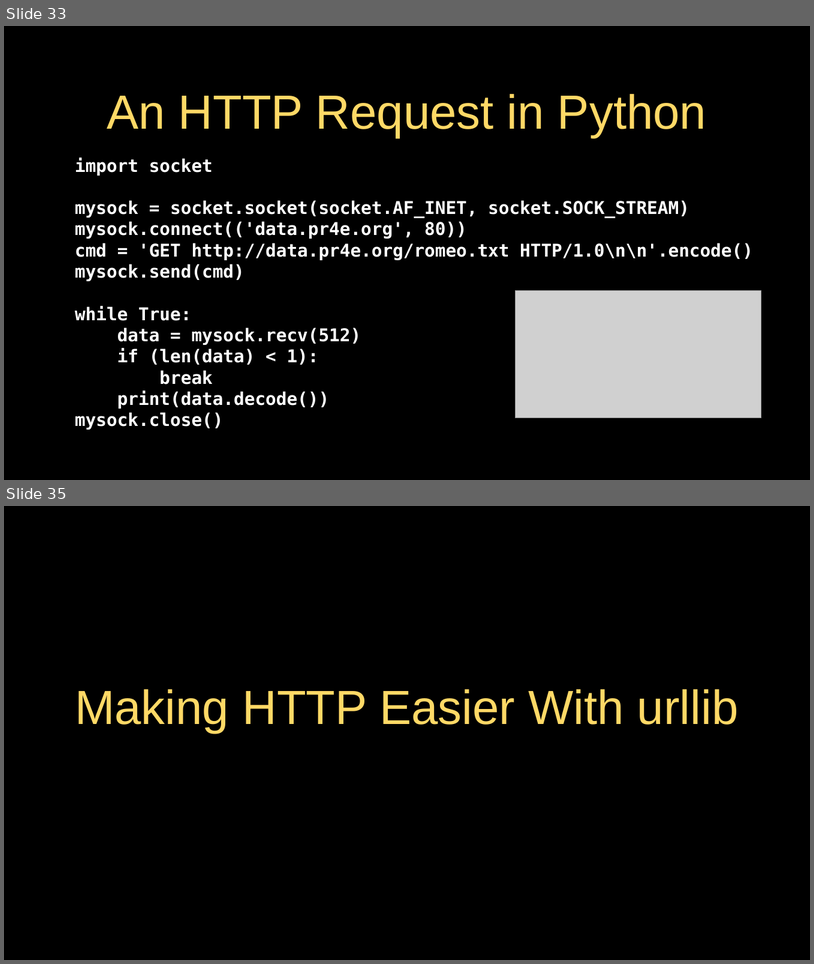
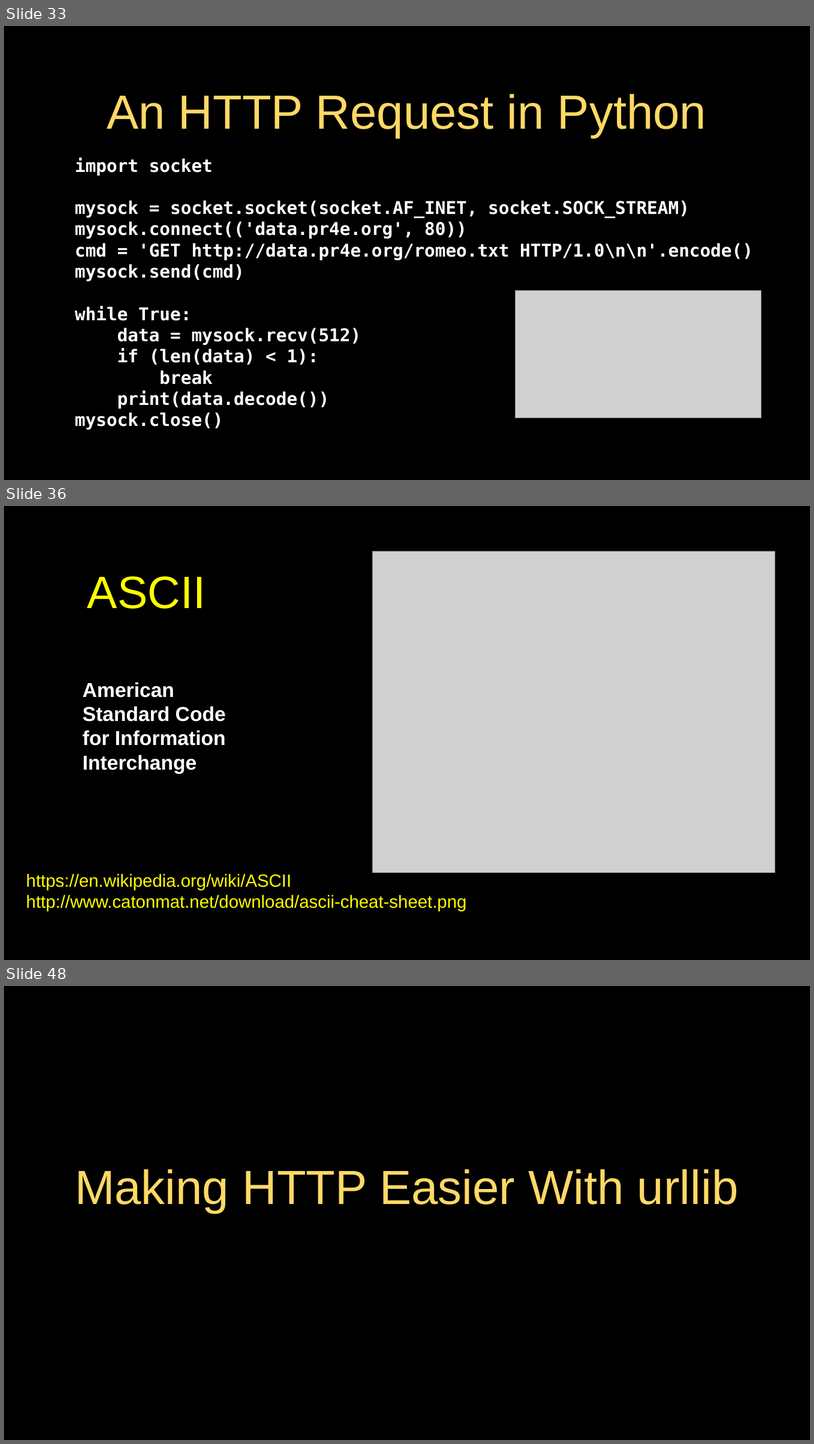
Before and after one commit to csev/py4e, a slide deck: lectures3/Pythonlearn-12-HTTP.pptx. Shown one above the other, each under a label of ours: slides 33 and 35 before the commit, slides 33, 36 and 48 after it; the slides between them are not shown. The pictures are 814x964 and 814x1444 pixels, drawn with LibreOffice and Linux fonts; fonts in the diff are those of the drawing; grey boxes stand for pictures. Boxes give left, top, right and bottom in pixels: in the first picture for what was removed or moved away, otherwise in the second. Text is boxed around its words. In the diff, an @@ line names an element or a change of style, - is before the commit and + after.

```diff
--- a/lectures3/Pythonlearn-12-HTTP.pptx
+++ b/lectures3/Pythonlearn-12-HTTP.pptx
@@ slide 36 added at box(4, 506, 810, 960), background #000000; not listed: 1 template element that a slide beside it also shows @@
@@ picture added at box(373, 551, 775, 872) @@
@@ title added at box(87, 576, 206, 609), 72 pt, text #FFFF00 @@
+ASCII
@@ text added at box(83, 682, 226, 774), 32 pt, text #FFFFFF, bold @@
+American Standard Code for Information Interchange
@@ text added at box(26, 873, 467, 911), 28 pt, text #FFFF00 @@
+https://en.wikipedia.org/wiki/ASCII
+http://www.catonmat.net/download/ascii-cheat-sheet.png
@@ what was slide 35 is now slide 48 @@
```
Also in this commit, not shown: 5 slides changed, 12 other slides added, 5 other files.
